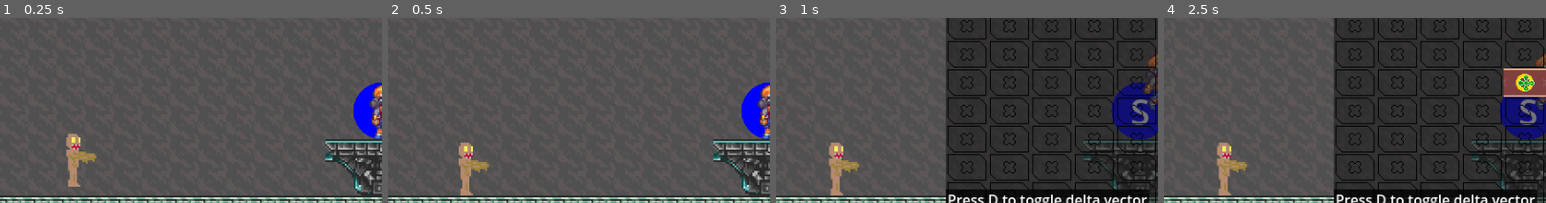
Above: before the commit, frames 1-4 (left to right).
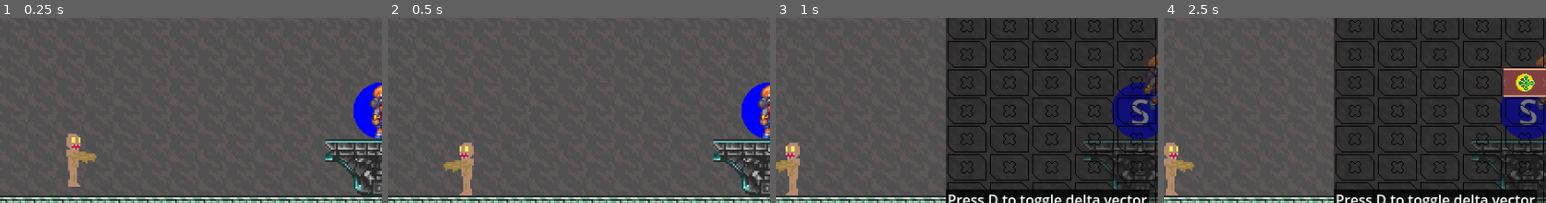
Above: after the commit, the same moments.

Repository: brandonkoopa/malwort
Game: Godot game, scene res://SampleProject/Game.tscn
The game is run twice, just before and just after one commit, with the same random seed, the same clock (stepped at 60 frames per second) and the same inputs.
Inputs (mouse positions are % of the whole screen's width and height, from its top left):
- Up to frame 1 (0.25 s): no input
- Up to frame 2 (0.5 s): no input
- Up to frame 3 (1 s): tap Enter (ui_accept) at 0.5, 0.77 s; move the mouse to (72, 51) at 0.52 s; hold Right (ui_right) from 0.53 s (still down); tap M at 0.6 s; click (72, 51) at 0.67 s
- Up to frame 4 (2.5 s): release Right (ui_right) at 1.25 s; tap D at 1.25, 2 s; drag from (30, 63) to (45, 80) at 1.27 s; move the mouse to (60, 32) at 2.02 s; hold Right (ui_right) from 2.03 s (still down); tap Y at 2.1 s
The pictures show only the part of the screen within x 0-50%, y 43-93%; the shares and areas given below are measured in that part.

Frame 1 is identical in both runs. In frame 2, 0.8% of the frame differs, in the area x 14-27%, y 67-96%; in frame 3, 2.0%; in frame 4, 2.1%, in the area x 0-22%, y 67-96%.

Commit message:
tweaked enemy logic

Diff:
--- a/SampleProject/Scripts/Enemy.gd
+++ b/SampleProject/Scripts/Enemy.gd
@@ -12,6 +12,7 @@
 var is_tracking_player = false
 var last_direction_change = 0.0
 var direction_change_cooldown = 0.5  # Minimum time between direction changes
+var direction_change_buffer = 0.2    # Extra buffer to prevent rapid flipping
 
 func _ready():
 	# Start the patrol timer
@@ -72,7 +73,7 @@
 
 	# Check for walls and turn around (only if not tracking player or if we've been stuck)
 	var now = Time.get_ticks_msec() / 1000.0
-	if is_on_wall() and (not is_tracking_player or now - last_direction_change > direction_change_cooldown):
+	if is_on_wall() and (not is_tracking_player or (now - last_direction_change > direction_change_cooldown + direction_change_buffer)):
 		flip_direction()
 
 	# Check for edges (optional - uncomment if you want enemies to turn at edges)
@@ -100,19 +101,28 @@
 
 	# Only change direction if the player is on a different side and enough time has passed
 	var now = Time.get_ticks_msec() / 1000.0
-	if player_direction != direction and now - last_direction_change > direction_change_cooldown:
+	if player_direction != direction and now - last_direction_change > direction_change_cooldown + direction_change_buffer:
 		direction = player_direction
 		last_direction_change = now
 		$PatrolTimer.start()  # Restart timer when changing direction
 
 func flip_direction():
-	direction *= -1
-	last_direction_change = Time.get_ticks_msec() / 1000.0
-	$PatrolTimer.start()  # Restart timer when changing direction
+	var now = Time.get_ticks_msec() / 1000.0
+	if now - last_direction_change > direction_change_cooldown + direction_change_buffer:
+		direction *= -1
+		last_direction_change = now
+		$PatrolTimer.start()  # Restart timer when changing direction
 
 func _on_patrol_timer_timeout():
 	# Change direction periodically (only if not tracking player)
 	if not is_player_in_range():
+		# Check if player is behind and close to entering detection range
+		if player:
+			var player_offset = player.global_position.x - global_position.x
+			var player_behind = (direction == 1 and player_offset < 0) or (direction == -1 and player_offset > 0)
+			var player_close = abs(player_offset) < DETECTION_RANGE * 1.2  # 20% buffer
+			if player_behind and player_close:
+				return  # Don't flip if player is about to enter detection range from behind
 		flip_direction()
 
 func take_damage(amount = 1):
